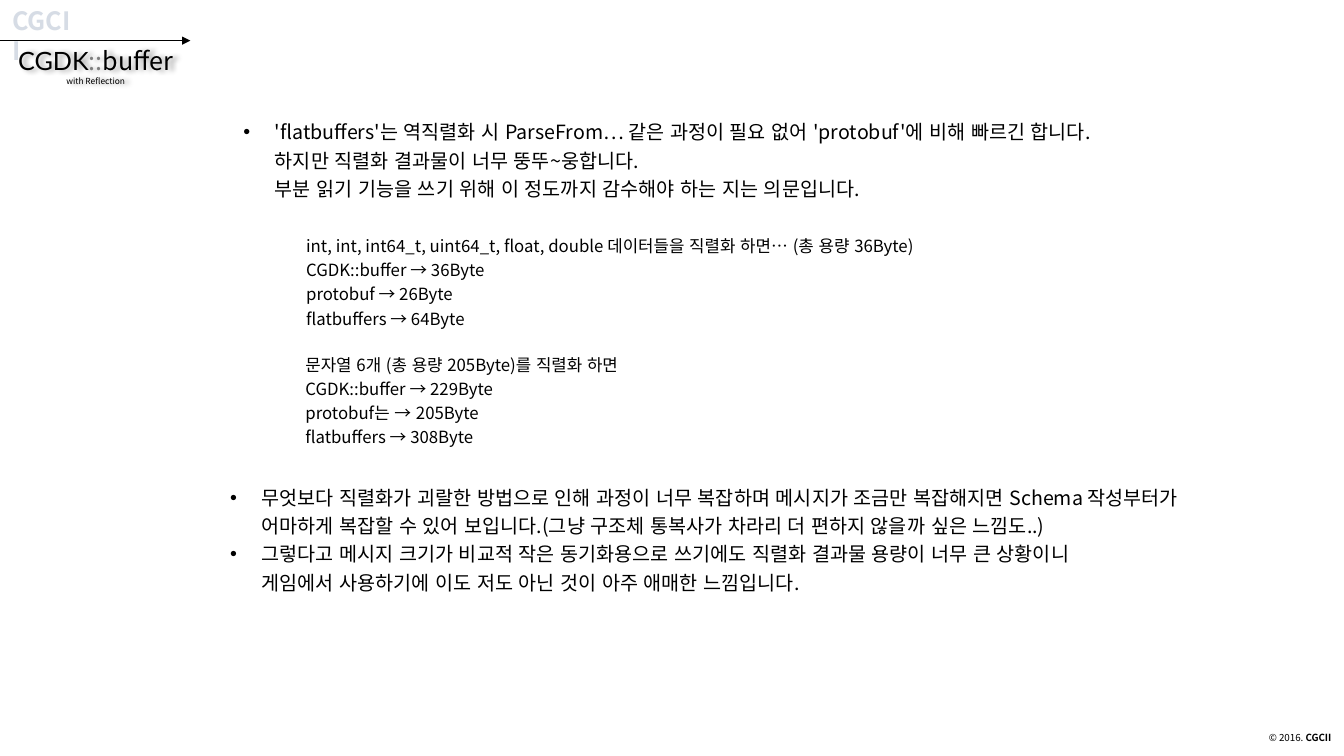
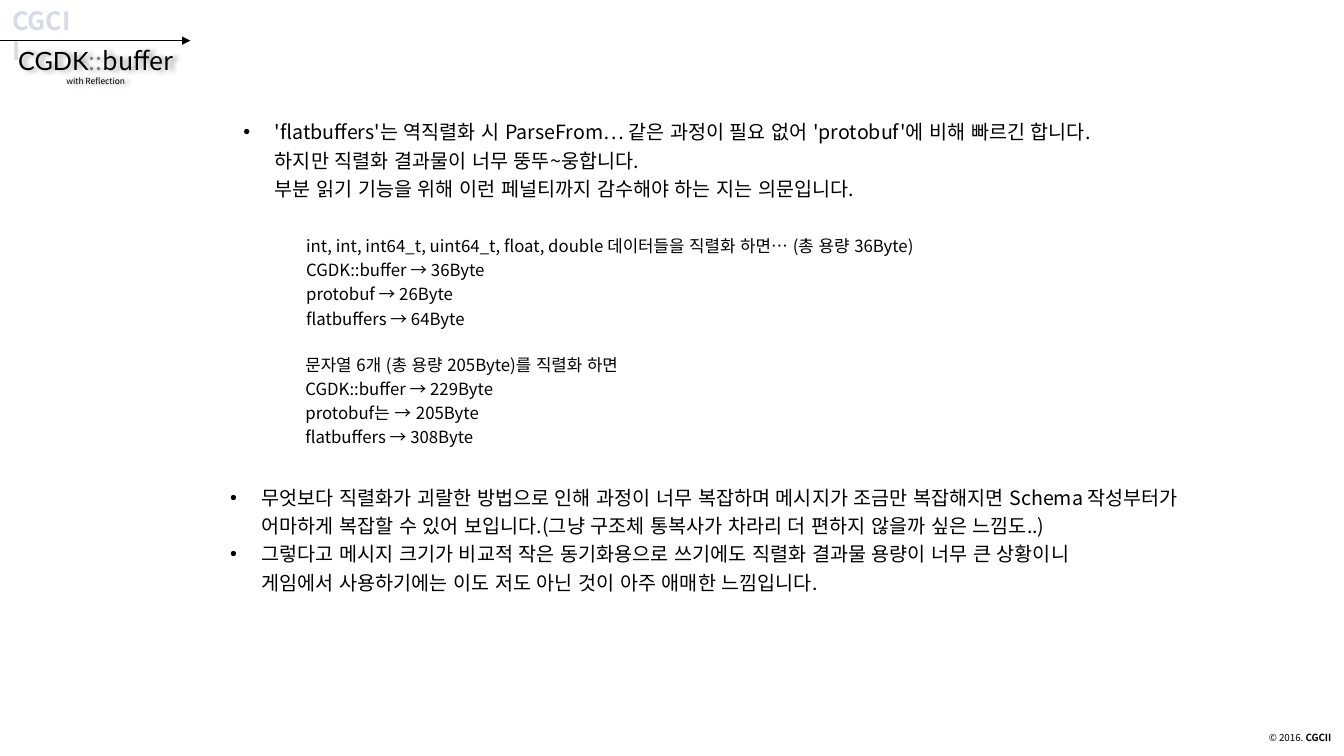
Before and after one commit to CGLabs/CGDK.buffer, a slide deck: slide 72 of C++/document/intruduce_CGDK.buffer.pptx. Drawn at 1344x756 pixels with LibreOffice and Linux fonts; fonts in the diff are those of the drawing. Boxes give left, top, right and bottom in pixels: in the first picture for what was removed or moved away, otherwise in the second. Text is boxed around its words. In the diff, an @@ line names an element or a change of style, - is before the commit and + after.

```diff
--- a/C++/document/intruduce_CGDK.buffer.pptx
+++ b/C++/document/intruduce_CGDK.buffer.pptx
@@ text at [275, 122, 1091, 198]: text changed @@
-• 'flatbuffers'는 역직렬화 시 ParseFrom… 같은 과정이 필요 없어 'protobuf'에 비해 빠르긴 합니다.
-  하지만 직렬화 결과물이 너무 뚱뚜~웅합니다.
-  부분 읽기 기능을 쓰기 위해 이 정도까지 감수해야 하는 지는 의문입니다.
+• 'flatbuffers'는 역직렬화 시 ParseFrom… 같은 과정이 필요 없어 'protobuf'에 비해 빠르긴 합니다.
+  하지만 직렬화 결과물이 너무 뚱뚜~웅합니다.
+  부분 읽기 기능을 위해 이런 페널티까지 감수해야 하는 지는 의문입니다.
@@ text at [262, 544, 1069, 592]: text changed @@
-• 그렇다고 메시지 크기가 비교적 작은 동기화용으로 쓰기에도 직렬화 결과물 용량이 너무 큰 상황이니
-  게임에서 사용하기에 이도 저도 아닌 것이 아주 애매한 느낌입니다.
+• 그렇다고 메시지 크기가 비교적 작은 동기화용으로 쓰기에도 직렬화 결과물 용량이 너무 큰 상황이니
+  게임에서 사용하기에는 이도 저도 아닌 것이 아주 애매한 느낌입니다.
```
Also in this commit, not shown: 21 other slides changed.
